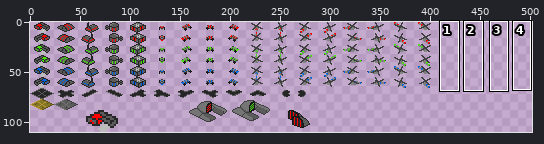
A pixel-art file gets an edit: res/sk/neuromancer/Xune/img/entities.aseprite. The first picture is a wide view before the edit; the outline marks the close-up.
Close-up. The starting point:
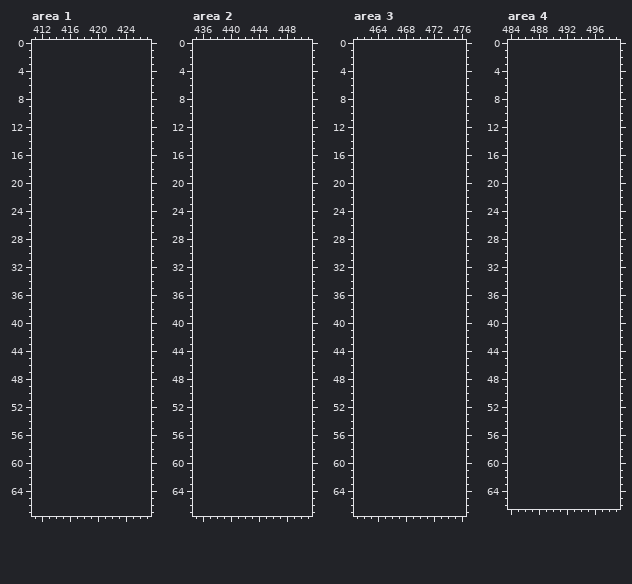
408x110 pixels, 1 frame. Shown: area 1: x 411..427, y 0..67; area 2: x 435..451, y 0..67; area 3: x 461..476, y 0..67; area 4: x 484..499, y 0..66. The old version is drawn lined up with the new one, on the new canvas. The wide view leaves out empty margins.
Visible layers, top first: "Layer 1", "Layer".
Palette (. is transparent): 
New version:
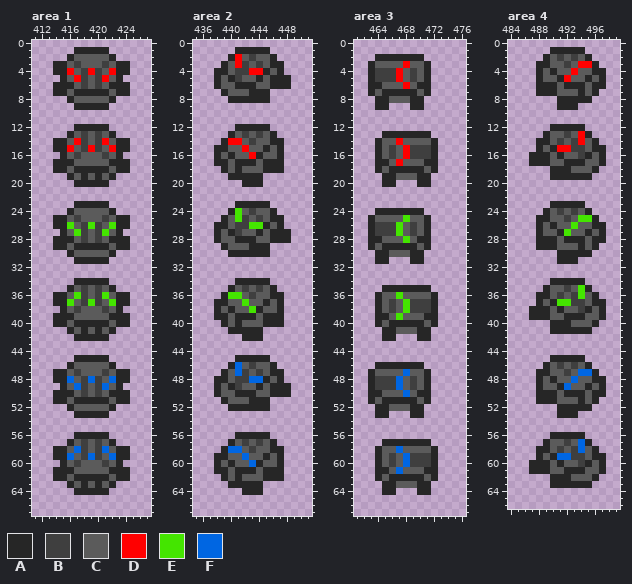
Colours new in this view: A #262626  B #3f3f3f  C #5b5b5b  D #ff0000  E #44e500  F #0066e2
From old to new:
canvas 408x110 -> 504x110
Changed rows in their new state; - is an unchanged pixel.
Area 1:
first column x 414:
 1 ---AAAAA---
 2 --ACCCCCA--
 3 AACBCCCBCAA
 4 AADCBDBCDAA
 5 -ACDBCBDCA-
 6 AAACBCBCAAA
 7 AACAAAAACAA
 8 --ACCCCCA--
 9 ---AAAAA---
12 ---AAAAA---
13 --ACBCBCA--
14 AACDBCBDCAA
15 AADCBDBCDAA
16 -ACBCCCBCA-
17 AAACCCCCAAA
18 AACAAAAACAA
19 --ACACACA--
20 ---AAAAA---
23 ---AAAAA---
24 --ACCCCCA--
25 AACBCCCBCAA
26 AAECBEBCEAA
27 -ACEBCBECA-
28 AAACBCBCAAA
29 AACAAAAACAA
30 --ACCCCCA--
31 ---AAAAA---
34 ---AAAAA---
35 --ACBCBCA--
36 AACEBCBECAA
37 AAECBEBCEAA
38 -ACBCCCBCA-
39 AAACCCCCAAA
40 AACAAAAACAA
41 --ACACACA--
42 ---AAAAA---
45 ---AAAAA---
46 --ACCCCCA--
47 AACBCCCBCAA
48 AAFCBFBCFAA
49 -ACFBCBFCA-
50 AAACBCBCAAA
51 AACAAAAACAA
52 --ACCCCCA--
53 ---AAAAA---
56 ---AAAAA---
57 --ACBCBCA--
58 AACFBCBFCAA
59 AAFCBFBCFAA
60 -ACBCCCBCA-
61 AAACCCCCAAA
62 AACAAAAACAA
63 --ACACACA--
64 ---AAAAA---
Area 2:
first column x 438:
 1 ---AAAAA---
 2 --ADCBCCA--
 3 -ACDBCBCAA-
 4 AACBBDDACA-
 5 ACABCCACAAA
 6 ACCAAACCAAA
 7 -ACCCAAA---
 8 --AAAAAA---
first column x 438:
12 ---AAAAA---
13 --ACBCBCA--
14 -ADDCBCCAA-
15 AACCDCCACA-
16 ACACCDACCA-
17 AACAAACAAA-
18 -ACACCCAAA-
19 --AAAAA----
20 ----AAA----
23 ---AAAAA---
24 --AECBCCA--
25 -ACEBCBCAA-
26 AACBBEEACA-
27 ACABCCACAAA
28 ACCAAACCAAA
29 -ACCCAAA---
30 --AAAAAA---
first column x 438:
34 ---AAAAA---
35 --ACBCBCA--
36 -AEECBCCAA-
37 AACCECCACA-
38 ACACCEACCA-
39 AACAAACAAA-
40 -ACACCCAAA-
41 --AAAAA----
42 ----AAA----
45 ---AAAAA---
46 --AFCBCCA--
47 -ACFBCBCAA-
48 AACBBFFACA-
49 ACABCCACAAA
50 ACCAAACCAAA
51 -ACCCAAA---
52 --AAAAAA---
first column x 438:
56 ---AAAAA--
57 --ACBCBCA-
58 -AFFCBCCAA
59 AACCFCCACA
60 ACACCFACCA
61 AACAAACAAA
62 -ACACCCAAA
63 --AAAAA---
64 ----AAA---
Area 3:
first column x 463:
 2 -AAAAAAA-
 3 ACCCCDCCA
 4 ABBBDCBCA
 5 ABBBDCBCA
 6 AACCCDCAA
 7 ACAAAAACA
 8 -AACCCAA-
 9 -AA---AA-
first column x 464:
13 -AAAAAAA-
14 ACCDCCCCA
15 ACBCDBBBA
16 ACBCDBBBA
17 AACDCCCAA
18 ACAAAAACA
19 -AACCCAA-
20 -AA---AA-
first column x 463:
24 -AAAAAAA-
25 ACCCCECCA
26 ABBBECBCA
27 ABBBECBCA
28 AACCCECAA
29 ACAAAAACA
30 -AACCCAA-
31 -AA---AA-
first column x 464:
35 -AAAAAAA-
36 ACCECCCCA
37 ACBCEBBBA
38 ACBCEBBBA
39 AACECCCAA
40 ACAAAAACA
41 -AACCCAA-
42 -AA---AA-
first column x 463:
46 -AAAAAAA-
47 ACCCCFCCA
48 ABBBFCBCA
49 ABBBFCBCA
50 AACCCFCAA
51 ACAAAAACA
52 -AACCCAA-
53 -AA---AA-
first column x 464:
57 -AAAAAAA-
58 ACCFCCCCA
59 ACBCFBBBA
60 ACBCFBBBA
61 AACFCCCAA
62 ACAAAAACA
63 -AACCCAA-
64 -AA---AA-
Area 4:
first column x 487:
 1 ---AAAAA---
 2 --ACBCBCA--
 3 -AACCBCDDA-
 4 -ACACCDCCAA
 5 -ACCADCCACA
 6 -AAACAAACAA
 7 -AAACCCACA-
 8 ----AAAAA--
 9 ----AAA----
12 ---AAAAA---
13 --ACCBCDA--
14 -AACBCBDCA-
15 -ACADDBBCAA
16 AAACACCBACA
17 AAACCAAACCA
18 ---AAACCCA-
19 ---AAAAAA--
first column x 487:
23 ---AAAAA---
24 --ACBCBCA--
25 -AACCBCEEA-
26 -ACACCECCAA
27 -ACCAECCACA
28 -AAACAAACAA
29 -AAACCCACA-
30 ----AAAAA--
31 ----AAA----
34 ---AAAAA---
35 --ACCBCEA--
36 -AACBCBECA-
37 -ACAEEBBCAA
38 AAACACCBACA
39 AAACCAAACCA
40 ---AAACCCA-
41 ---AAAAAA--
first column x 487:
45 ---AAAAA---
46 --ACBCBCA--
47 -AACCBCFFA-
48 -ACACCFCCAA
49 -ACCAFCCACA
50 -AAACAAACAA
51 -AAACCCACA-
52 ----AAAAA--
53 ----AAA----
56 ---AAAAA---
57 --ACCBCFA--
58 -AACBCBFCA-
59 -ACAFFBBCAA
60 AAACACCBACA
61 AAACCAAACCA
62 ---AAACCCA-
63 ---AAAAAA--
Boxes around the changes in both close-ups, in picture pixels (x1, y1, x2, y2):
added: (53, 47, 130, 495)
added: (214, 47, 291, 103)
added: (214, 124, 291, 495)
added: (368, 54, 438, 187)
added: (368, 208, 438, 418)
added: (375, 439, 438, 495)
added: (529, 47, 606, 334)
added: (529, 355, 606, 488)
